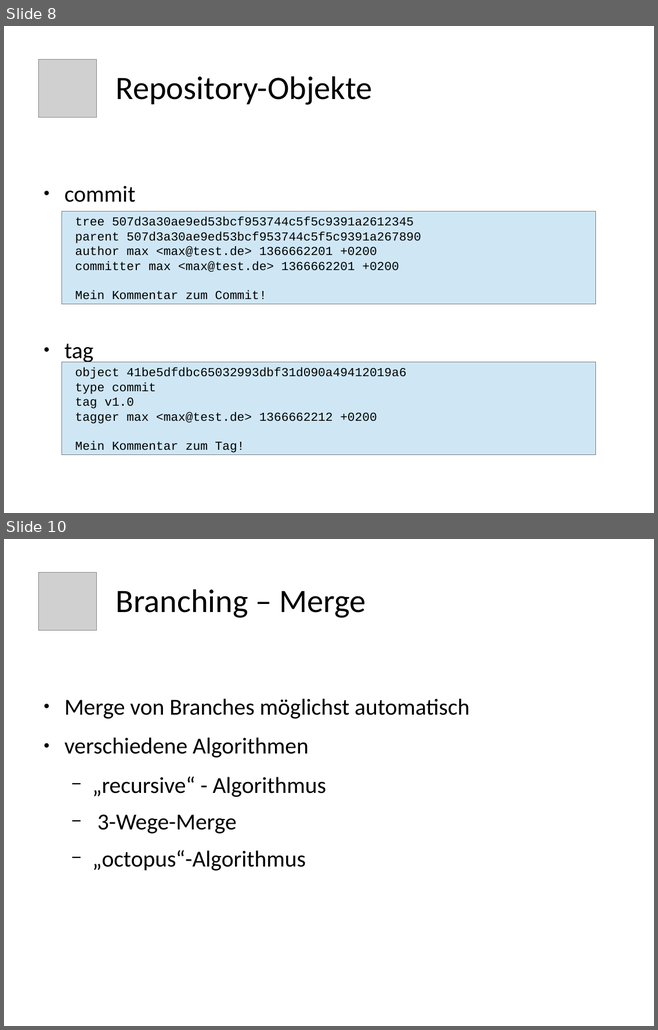
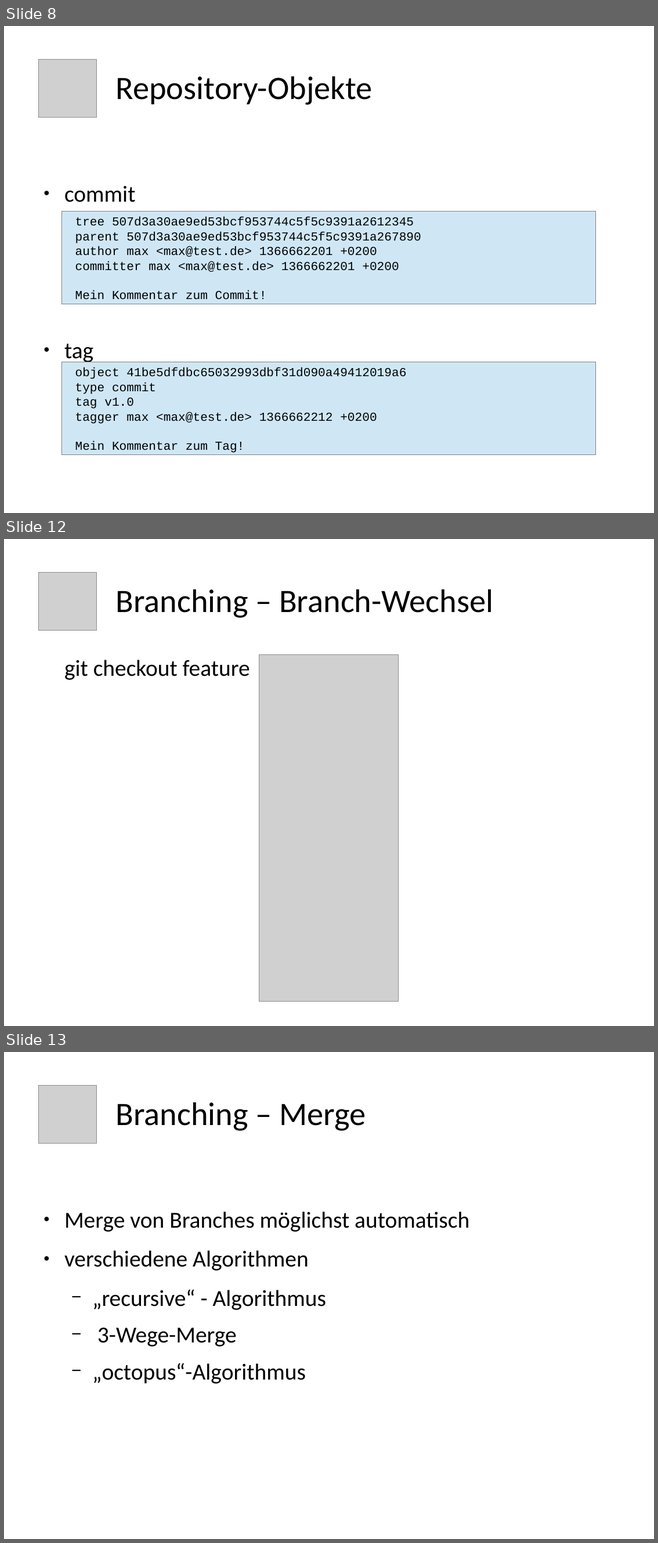
Before and after one commit to ukconet/testrepoB, a slide deck: git.odp. Shown one above the other, each under a label of ours: slides 8 and 10 before the commit, slides 8, 12 and 13 after it; the slides between them are not shown. The pictures are 658x1030 and 658x1543 pixels, drawn with LibreOffice and Linux fonts; fonts in the diff are those of the drawing; grey boxes stand for pictures. Boxes give left, top, right and bottom in pixels: in the first picture for what was removed or moved away, otherwise in the second. Text is boxed around its words. In the diff, an @@ line names an element or a change of style, - is before the commit and + after.

```diff
--- a/git.odp
+++ b/git.odp
@@ slide 12 added at box(4, 539, 654, 1026), background #FFFFFF @@
@@ picture added at box(39, 572, 97, 630) @@
@@ title added at box(116, 589, 493, 618), 40 pt, text #000000 @@
+Branching – Branch-Wechsel
@@ text added at box(64, 660, 250, 680), 28 pt, text #000000 @@
+git checkout feature
@@ picture added at box(259, 655, 398, 1002) @@
@@ what was slide 10 is now slide 13 @@
```
Also in this commit, not shown: 7 slides changed, 7 other slides added, 3 slides removed, 59 other files.
